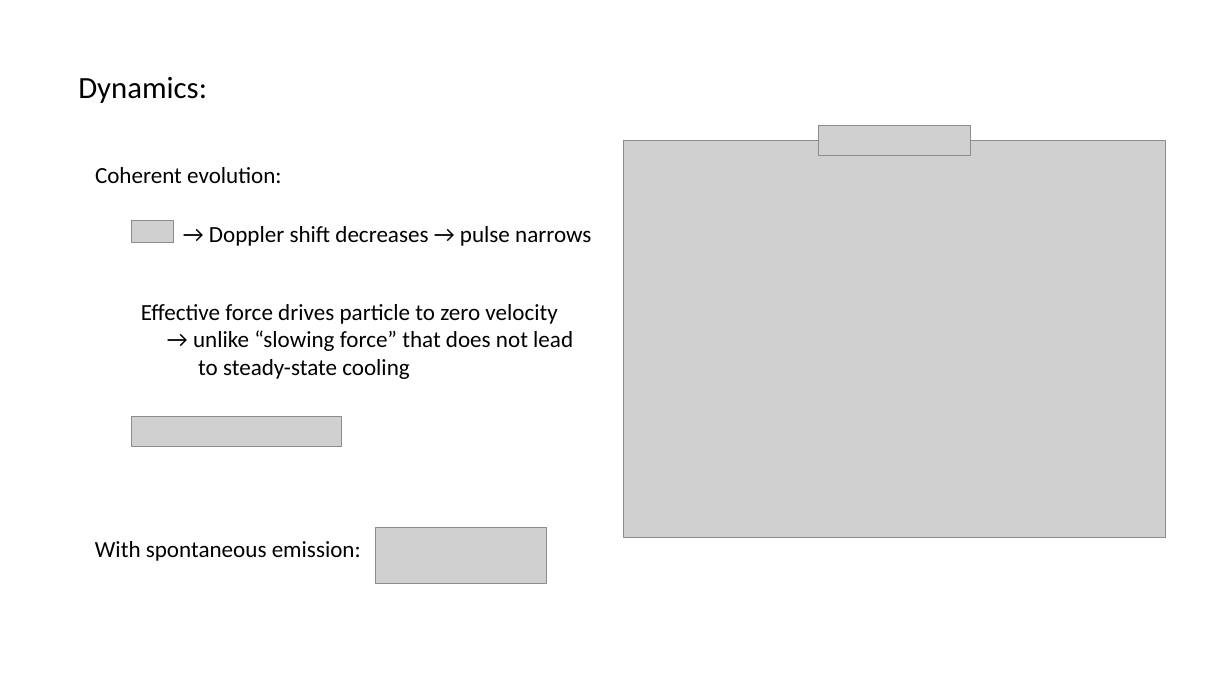
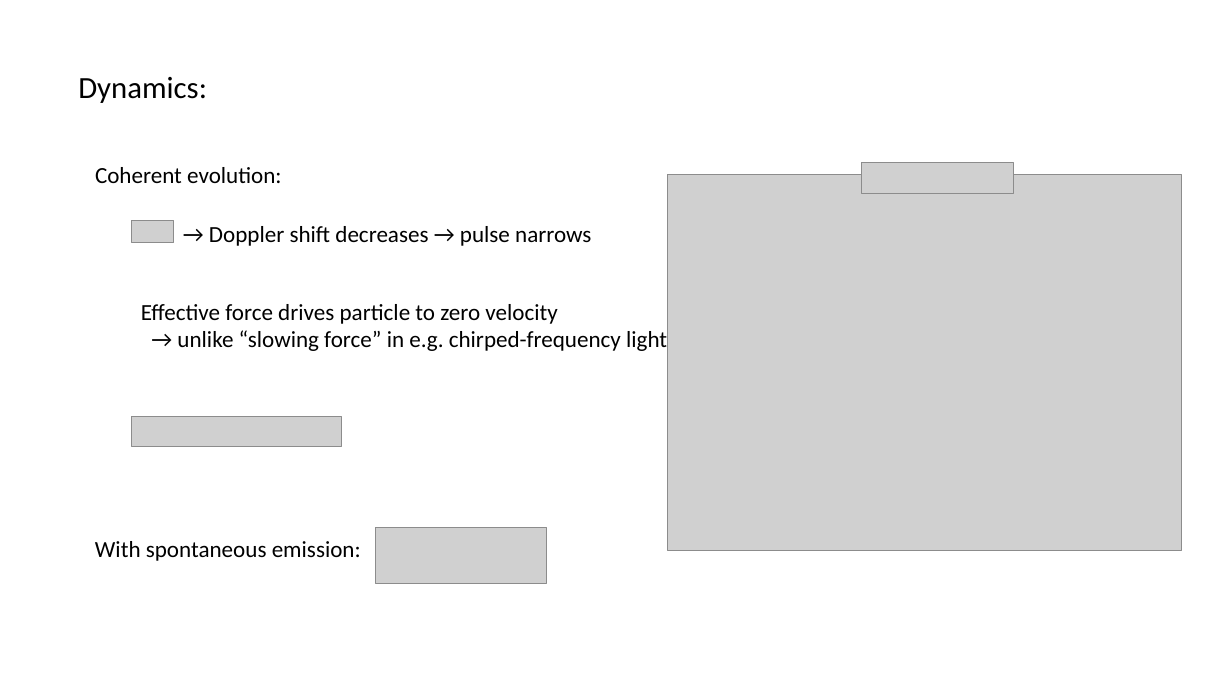
Before and after one commit to huanium/huanium, a slide deck: slide 7 of MIT PhD/ZGS/ZGS -Aug-26-2022/BUI-ZGS-Aug-26-2022.pptx. Drawn at 1232x693 pixels with LibreOffice and Linux fonts; fonts in the diff are those of the drawing; grey boxes stand for pictures. Boxes give left, top, right and bottom in pixels: in the first picture for what was removed or moved away, otherwise in the second. Text is boxed around its words. In the diff, an @@ line names an element or a change of style, - is before the commit and + after.

Commit message:
ZGS slides

```diff
--- a/MIT PhD/ZGS/ZGS -Aug-26-2022/BUI-ZGS-Aug-26-2022.pptx
+++ b/MIT PhD/ZGS/ZGS -Aug-26-2022/BUI-ZGS-Aug-26-2022.pptx
@@ picture: place and size @@
-picture at (624,140,1166,537)
+picture at (668,175,1182,551)
@@ picture: place and size @@
-picture at (819,126,970,156)
+picture at (861,163,1013,193)
@@ text at (177,330,667,351): text changed @@
-→ unlike “slowing force” that does not lead
-to steady-state cooling
+→ unlike “slowing force” in e.g. chirped-frequency light
```
Also in this commit, not shown: 3 other slides changed, 4 slides added, 2 slides removed, 9 other files.
